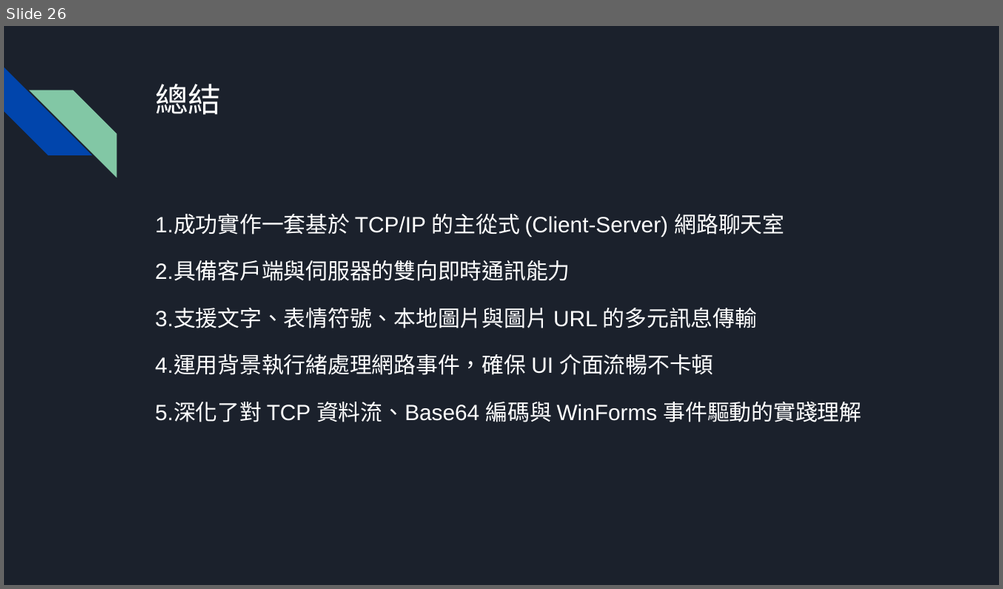
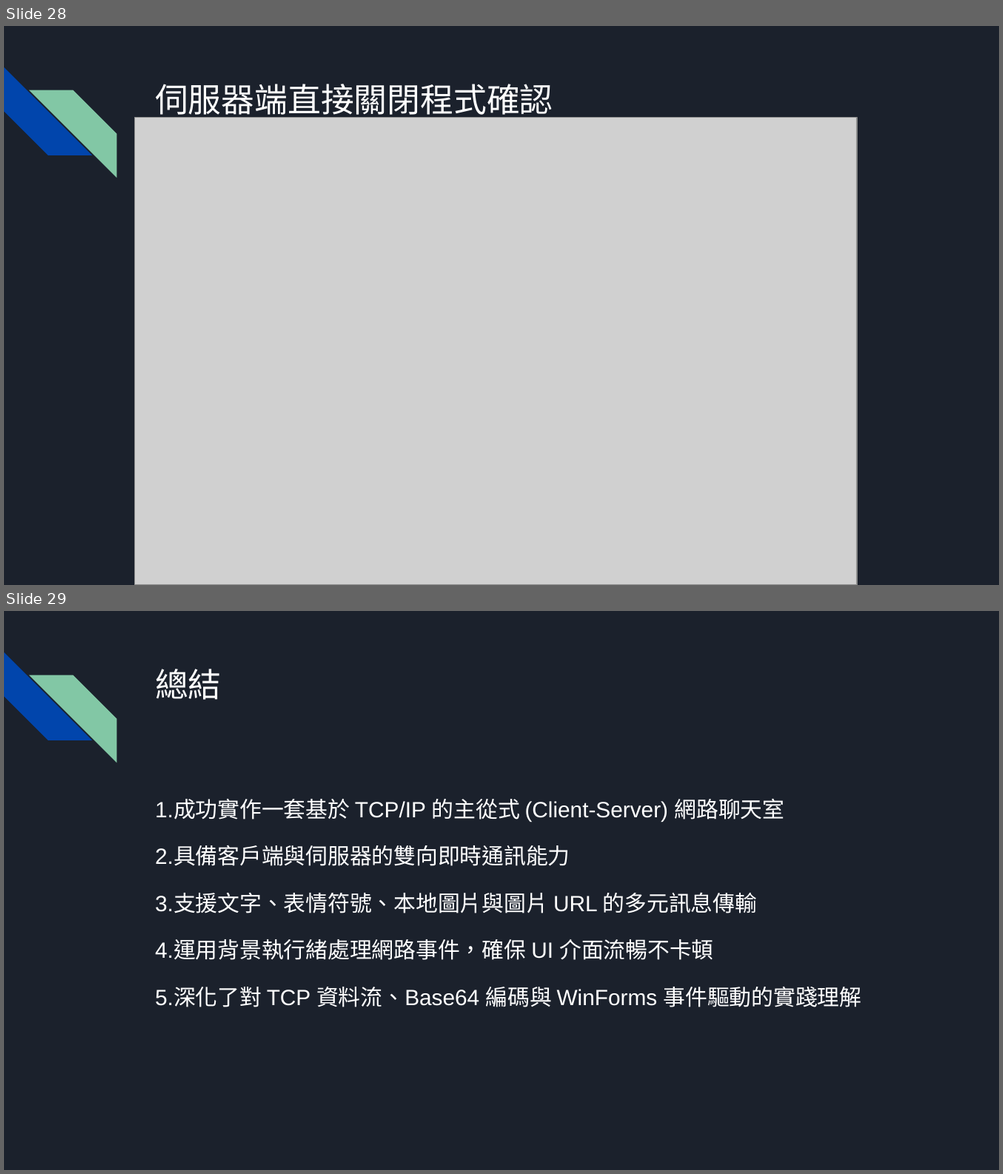
Before and after one commit to wortelbend/C-Sharp_Final, a slide deck: 文件/期末專題 PPT (1).pptx. Shown one above the other, each under a label of ours: slide 26 before the commit, slides 28 and 29 after it. The pictures are 1003x589 and 1003x1174 pixels, drawn with LibreOffice and Linux fonts; fonts in the diff are those of the drawing; grey boxes stand for pictures. Boxes give left, top, right and bottom in pixels: in the first picture for what was removed or moved away, otherwise in the second. Text is boxed around its words. In the diff, an @@ line names an element or a change of style, - is before the commit and + after.

Commit message:
修改程式截圖畫面

```diff
--- a/文件/期末專題 PPT (1).pptx
+++ b/文件/期末專題 PPT (1).pptx
@@ slide 28 added at <box>4,26,999,585</box>, background #1B212C; not listed: 2 template elements that a slide beside it also shows @@
@@ title added at <box>155,84,553,120</box>, 24 pt, text #FFFFFF @@
+伺服器端直接關閉程式確認
@@ picture added at <box>134,118,856,585</box> @@
@@ what was slide 26 is now slide 29 @@
```
Also in this commit, not shown: 5 slides changed, 2 other slides added.
